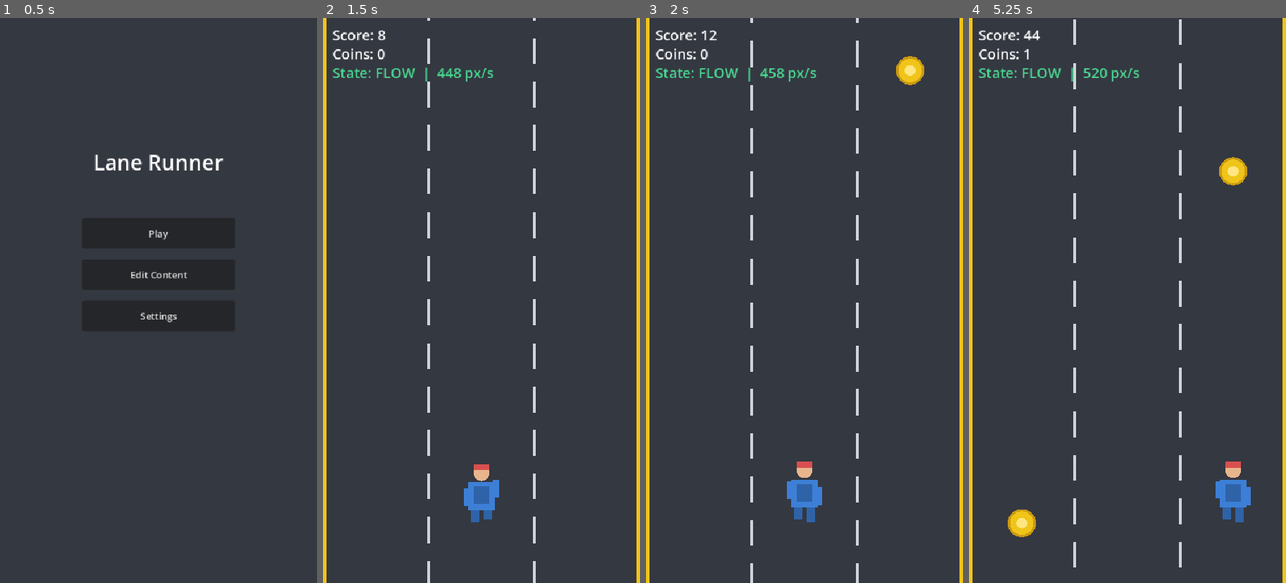
Above: before the commit, frames 1-4 (left to right).
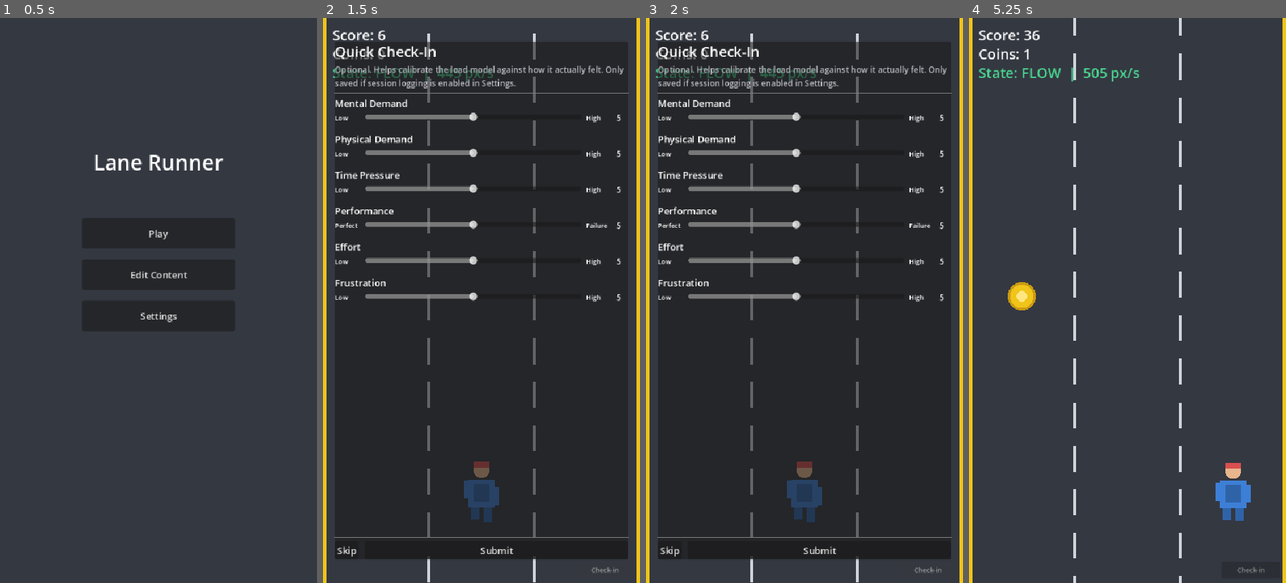
Above: after the commit, the same moments.

Repository: LauxThomas/AffectiveFlowAI_Engine
Game: Godot game, scene res://ui/main_menu.tscn
The game is run twice, just before and just after one commit, with the same random seed, the same clock (stepped at 60 frames per second) and the same inputs.
Inputs (mouse positions are in pixels of both pictures, inside the frame that each line leads up to):
- Up to frame 1 (0.5 s): no input
- Up to frame 2 (1.5 s): click "Play" at 0.5 s; click (605, 571) at 1.25 s, where only the run after the commit has a clickable "Check-in"
- Up to frame 3 (2 s): no input
- Up to frame 4 (5.25 s): click (1143, 549) at 2 s, where only the run after the commit has a clickable "Submit"; tap Enter at 2.75 s; move the mouse to (1197, 272) at 2.77 s; hold D 2.78-3.5 s; click (1197, 272) at 2.92 s; drag from (1064, 328) to (1232, 492) at 3.52 s; move the mouse to (1159, 176) at 4.27 s; hold D 4.28-5 s; drag from (1111, 413) to (1022, 447) at 5.02 s

Frame 1 is identical in both runs. In frame 2, 11% of the frame differs, in the area x 3-97%, y 0-100%; in frame 3, 12%; in frame 4, 2.0%.

Commit message:
Add a manual self-report check-in mode for ML pilot ground-truth labels
Adds a small "Check-in" button to the run HUD that opens a paused,
NASA-TLX-style overlay (6 dimensions, 1-9 sliders). Ratings are logged
alongside the estimator's own live state/load/confidence/features snapshot
so the two can later be trained/validated against each other - the
self-report pilot named as step 1 in docs/TECHNICAL_BRIEF.md's path to a
real trained model.

Diff:
--- a/affective/affective_engine.gd
+++ b/affective/affective_engine.gd
@@ -110,6 +110,12 @@
 func debug_logged_ticks() -> int:
 	return _logger.ticks_logged()
 
+# Self-report ratings are paired with the estimator's own current reading,
+# not a fresh recompute - the player is rating how the last stretch of play
+# felt, and _last_* is that same stretch's live output already on hand.
+func log_self_report(ratings: Dictionary) -> void:
+	_logger.log_self_report(ratings, _current_state, _last_load, _last_confidence, _last_features)
+
 func _on_tick() -> void:
 	var new_events: Array[Dictionary] = _telemetry.events_since(_last_tick_usec)
 	_window.push_events(new_events)
--- a/affective/session_logger.gd
+++ b/affective/session_logger.gd
@@ -37,6 +37,7 @@
 	if not _enabled or _file == null:
 		return
 	var line: Dictionary = {
+		"kind": "tick",
 		"t": Time.get_ticks_usec(),
 		"features": features,
 		"predicted_state": int(state),
@@ -55,6 +56,32 @@
 	_file.store_line(JSON.stringify(line))
 	_file.flush()   # Web's IDBFS sync isn't instant on abrupt close - flush each line to reduce (not eliminate) loss risk
 	_ticks_logged += 1
+
+# The real ground-truth label for a future trained model: a NASA-TLX-style
+# self-report (see ui/self_report_overlay.gd), paired with the estimator's
+# own reading at that same moment so the two can be compared/trained against
+# directly. Same file, same consent gate as log_tick - a "kind" field is what
+# tells the two apart when parsing the JSONL later.
+func log_self_report(
+	ratings: Dictionary,
+	state: AffectiveTypes.CognitiveState,
+	load: float,
+	confidence: float,
+	features: Dictionary
+) -> void:
+	if not _enabled or _file == null:
+		return
+	var line: Dictionary = {
+		"kind": "self_report",
+		"t": Time.get_ticks_usec(),
+		"ratings": ratings,
+		"predicted_state": int(state),
+		"load": load,
+		"confidence": confidence,
+		"features": features,
+	}
+	_file.store_line(JSON.stringify(line))
+	_file.flush()
 
 func _start_session() -> void:
 	DirAccess.make_dir_recursive_absolute(SESSIONS_DIR)
--- a/game/main.gd
+++ b/game/main.gd
@@ -44,7 +44,9 @@
 @onready var score_label: Label = $UI/ScoreLabel
 @onready var coins_label: Label = $UI/CoinsLabel
 @onready var state_label: Label = $UI/StateLabel
+@onready var self_report_button: Button = $UI/SelfReportButton
 @onready var question_overlay: QuestionOverlay = $QuestionOverlay
+@onready var self_report_overlay: SelfReportOverlay = $SelfReportOverlay
 
 func _ready() -> void:
 	randomize()
@@ -58,8 +60,19 @@
 	if player.has_signal("lane_switched"):
 		player.lane_switched.connect(_on_player_lane_switched)
 	question_overlay.answer_chosen.connect(_on_overlay_answer_chosen)
+	self_report_button.pressed.connect(_on_self_report_button_pressed)
+	self_report_overlay.finished.connect(_on_self_report_finished)
 	_load_active_pack()
 	_update_ui()
+
+func _on_self_report_button_pressed() -> void:
+	get_tree().paused = true
+	self_report_overlay.show_report()
+
+func _on_self_report_finished(ratings: Variant) -> void:
+	if ratings != null:
+		AffectiveEngine.log_self_report(ratings as Dictionary)
+	get_tree().paused = false
 
 func _load_active_pack() -> void:
 	var forced_id: String = GameSession.consume_forced_pack()
--- a/game/main.tscn
+++ b/game/main.tscn
@@ -1,10 +1,11 @@
-[gd_scene load_steps=6 format=3]
+[gd_scene load_steps=7 format=3]
 
 [ext_resource type="Script" path="res://game/main.gd" id="1"]
 [ext_resource type="PackedScene" path="res://game/player.tscn" id="2"]
 [ext_resource type="PackedScene" path="res://ui/debug_hud.tscn" id="3"]
 [ext_resource type="PackedScene" path="res://ui/pause_menu.tscn" id="4"]
 [ext_resource type="PackedScene" path="res://ui/question_overlay.tscn" id="5"]
+[ext_resource type="PackedScene" path="res://ui/self_report_overlay.tscn" id="6"]
 
 [node name="Main" type="Node2D"]
 script = ExtResource("1")
@@ -35,6 +36,15 @@
 theme_override_font_sizes/font_size = 24
 text = "State: FLOW"
 
+[node name="SelfReportButton" type="Button" parent="UI"]
+modulate = Color(1, 1, 1, 0.55)
+offset_left = 430.0
+offset_top = 924.0
+offset_right = 530.0
+offset_bottom = 952.0
+theme_override_font_sizes/font_size = 11
+text = "Check-in"
+
 [node name="Player" parent="." instance=ExtResource("2")]
 z_index = 10
 position = Vector2(270, 810)
@@ -44,3 +54,5 @@
 [node name="PauseMenu" parent="." instance=ExtResource("4")]
 
 [node name="QuestionOverlay" parent="." instance=ExtResource("5")]
+
+[node name="SelfReportOverlay" parent="." instance=ExtResource("6")]
--- a/ui/pause_menu.gd
+++ b/ui/pause_menu.gd
@@ -8,6 +8,7 @@
 @onready var resume_button: Button = $Panel/VBoxContainer/ResumeButton
 @onready var menu_button: Button = $Panel/VBoxContainer/MenuButton
 @onready var _question_overlay: Node = get_node_or_null("../QuestionOverlay")
+@onready var _self_report_overlay: Node = get_node_or_null("../SelfReportOverlay")
 
 func _ready() -> void:
 	process_mode = Node.PROCESS_MODE_ALWAYS
@@ -20,9 +21,11 @@
 	if event is InputEventKey:
 		var key_event := event as InputEventKey
 		if key_event.pressed and not key_event.echo and key_event.keycode == KEY_ESCAPE:
-			# Don't let ESC fight with an active question overlay - it
-			# manages its own pause/resume lifecycle.
+			# Don't let ESC fight with an active question/self-report
+			# overlay - each manages its own pause/resume lifecycle.
 			if _question_overlay != null and _question_overlay.has_method("is_showing") and _question_overlay.is_showing():
+				return
+			if _self_report_overlay != null and _self_report_overlay.has_method("is_showing") and _self_report_overlay.is_showing():
 				return
 			_toggle_pause()
 
--- /dev/null
+++ b/ui/self_report_overlay.gd
@@ -0,0 +1,105 @@
+# Paused-game self-report overlay - a lightweight NASA-TLX-style check-in
+# (1-9 scale per dimension, not the official 21-point form) that produces
+# real ground-truth labels for the estimator's own load/state guesses,
+# alongside the same feature snapshot AffectiveEngine already ticks. Opened
+# manually via the small button in the main HUD, not on a timer - unlike the
+# CLT QuestionOverlay, this isn't gameplay content, so it should never
+# interrupt play uninvited.
+extends CanvasLayer
+class_name SelfReportOverlay
+
+# ratings is a Dictionary[String, int] on submit, or null if skipped.
+signal finished(ratings: Variant)
+
+const DIMENSIONS: Array[Dictionary] = [
+	{"key": "mental_demand", "label": "Mental Demand", "low": "Low", "high": "High"},
+	{"key": "physical_demand", "label": "Physical Demand", "low": "Low", "high": "High"},
+	{"key": "temporal_demand", "label": "Time Pressure", "low": "Low", "high": "High"},
+	{"key": "performance", "label": "Performance", "low": "Perfect", "high": "Failure"},
+	{"key": "effort", "label": "Effort", "low": "Low", "high": "High"},
+	{"key": "frustration", "label": "Frustration", "low": "Low", "high": "High"},
+]
+const DEFAULT_VALUE := 5.0
+
+@onready var panel: PanelContainer = $Panel
+@onready var dimensions_container: VBoxContainer = $Panel/VBox/Scroll/DimensionsContainer
+@onready var submit_button: Button = $Panel/VBox/Actions/SubmitButton
+@onready var skip_button: Button = $Panel/VBox/Actions/SkipButton
+
+var _sliders: Dictionary = {}       # String key -> HSlider
+var _value_labels: Dictionary = {}  # String key -> Label
+
+func _ready() -> void:
+	process_mode = Node.PROCESS_MODE_ALWAYS
+	layer = 96   # above QuestionOverlay's 95 - if both could show at once, self-report wins, but in
+	             # practice the button that opens this can't be pressed while another overlay is up.
+	panel.visible = false
+	submit_button.pressed.connect(_on_submit_pressed)
+	skip_button.pressed.connect(_on_skip_pressed)
+	for dim in DIMENSIONS:
+		_build_row(dim)
+
+func is_showing() -> bool:
+	return panel.visible
+
+func show_report() -> void:
+	for key in _sliders.keys():
+		var slider := _sliders[key] as HSlider
+		slider.value = DEFAULT_VALUE
+		(_value_labels[key] as Label).text = str(int(DEFAULT_VALUE))
+	panel.visible = true
+
+func _build_row(dim: Dictionary) -> void:
+	var row := VBoxContainer.new()
+	var name_label := Label.new()
+	name_label.text = String(dim["label"])
+	name_label.add_theme_font_size_override("font_size", 16)
+	row.add_child(name_label)
+
+	var slider_row := HBoxContainer.new()
+	slider_row.add_theme_constant_override("separation", 8)
+
+	var low_label := Label.new()
+	low_label.text = String(dim["low"])
+	low_label.add_theme_font_size_override("font_size", 11)
+	low_label.custom_minimum_size = Vector2(44, 0)
+	slider_row.add_child(low_label)
+
+	var slider := HSlider.new()
+	slider.min_value = 1
+	slider.max_value = 9
+	slider.step = 1
+	slider.value = DEFAULT_VALUE
+	slider.size_flags_horizontal = Control.SIZE_EXPAND_FILL
+	slider_row.add_child(slider)
+
+	var high_label := Label.new()
+	high_label.text = String(dim["high"])
+	high_label.add_theme_font_size_override("font_size", 11)
+	high_label.custom_minimum_size = Vector2(44, 0)
+	slider_row.add_child(high_label)
+
+	var value_label := Label.new()
+	value_label.text = str(int(DEFAULT_VALUE))
+	value_label.custom_minimum_size = Vector2(20, 0)
+	value_label.add_theme_font_size_override("font_size", 14)
+	slider_row.add_child(value_label)
+
+	row.add_child(slider_row)
+	dimensions_container.add_child(row)
+
+	var key := String(dim["key"])
+	_sliders[key] = slider
+	_value_labels[key] = value_label
+	slider.value_changed.connect(func(v: float) -> void: value_label.text = str(int(v)))
+
+func _on_submit_pressed() -> void:
+	var ratings: Dictionary = {}
+	for key in _sliders.keys():
+		ratings[key] = int((_sliders[key] as HSlider).value)
+	panel.visible = false
+	finished.emit(ratings)
+
+func _on_skip_pressed() -> void:
+	panel.visible = false
+	finished.emit(null)
--- /dev/null
+++ b/ui/self_report_overlay.tscn
@@ -0,0 +1,55 @@
+[gd_scene load_steps=2 format=3]
+
+[ext_resource type="Script" path="res://ui/self_report_overlay.gd" id="1"]
+
+[node name="SelfReportOverlay" type="CanvasLayer"]
+script = ExtResource("1")
+
+[node name="Panel" type="PanelContainer" parent="."]
+offset_left = 20.0
+offset_top = 40.0
+offset_right = 520.0
+offset_bottom = 920.0
+
+[node name="VBox" type="VBoxContainer" parent="Panel"]
+layout_mode = 2
+
+[node name="TitleLabel" type="Label" parent="Panel/VBox"]
+layout_mode = 2
+theme_override_font_sizes/font_size = 24
+text = "Quick Check-In"
+
+[node name="SubtitleLabel" type="Label" parent="Panel/VBox"]
+layout_mode = 2
+autowrap_mode = 2
+theme_override_font_sizes/font_size = 14
+theme_override_colors/font_color = Color(0.75, 0.75, 0.78, 1)
+text = "Optional. Helps calibrate the load model against how it actually felt. Only saved if session logging is enabled in Settings."
+
+[node name="HSeparator" type="HSeparator" parent="Panel/VBox"]
+layout_mode = 2
+
+[node name="Scroll" type="ScrollContainer" parent="Panel/VBox"]
+layout_mode = 2
+size_flags_vertical = 3
+
+[node name="DimensionsContainer" type="VBoxContainer" parent="Panel/VBox/Scroll"]
+layout_mode = 2
+size_flags_horizontal = 3
+theme_override_constants/separation = 14
+
+[node name="HSeparator2" type="HSeparator" parent="Panel/VBox"]
+layout_mode = 2
+
+[node name="Actions" type="HBoxContainer" parent="Panel/VBox"]
+layout_mode = 2
+theme_override_constants/separation = 10
+
+[node name="SkipButton" type="Button" parent="Panel/VBox/Actions"]
+layout_mode = 2
+text = "Skip"
+
+[node name="SubmitButton" type="Button" parent="Panel/VBox/Actions"]
+layout_mode = 2
+size_flags_horizontal = 3
+text = "Submit"
Not shown, added: ui/self_report_overlay.gd.uid
Not shown, changed: docs/MVP_SPEC.md
